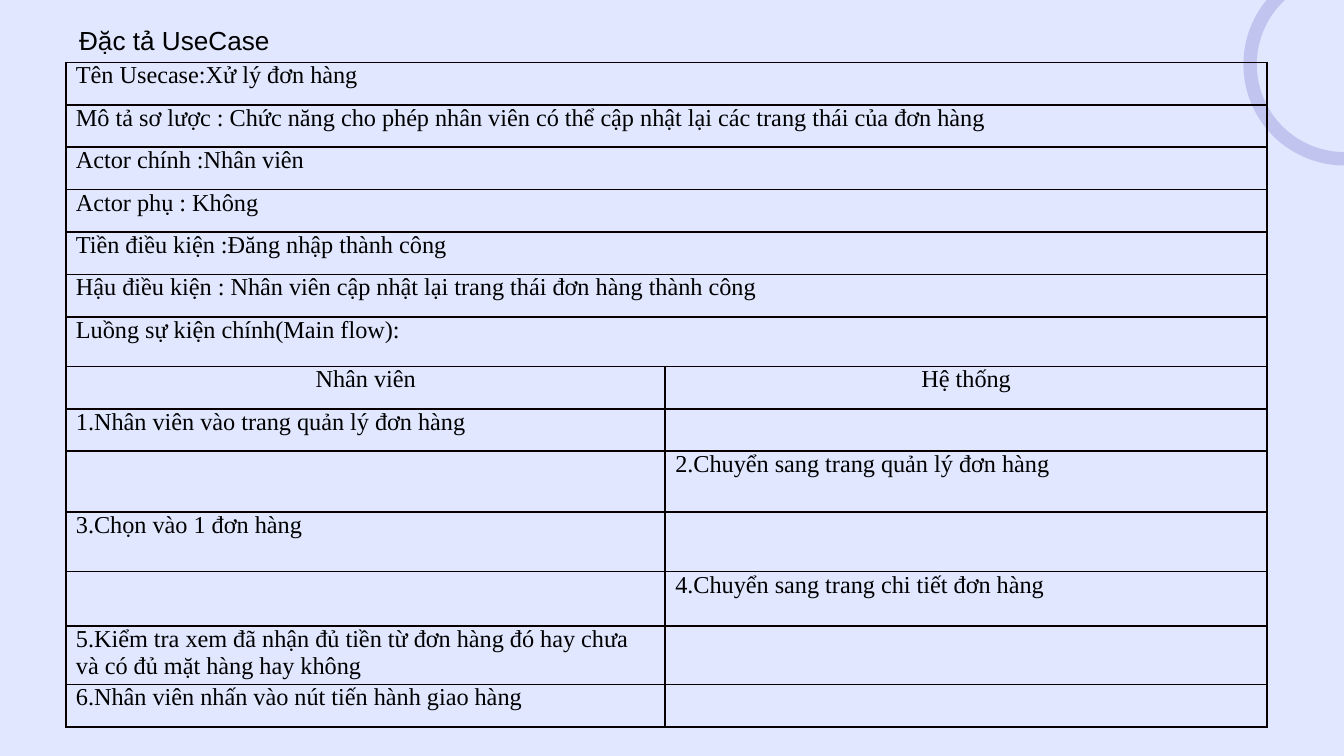
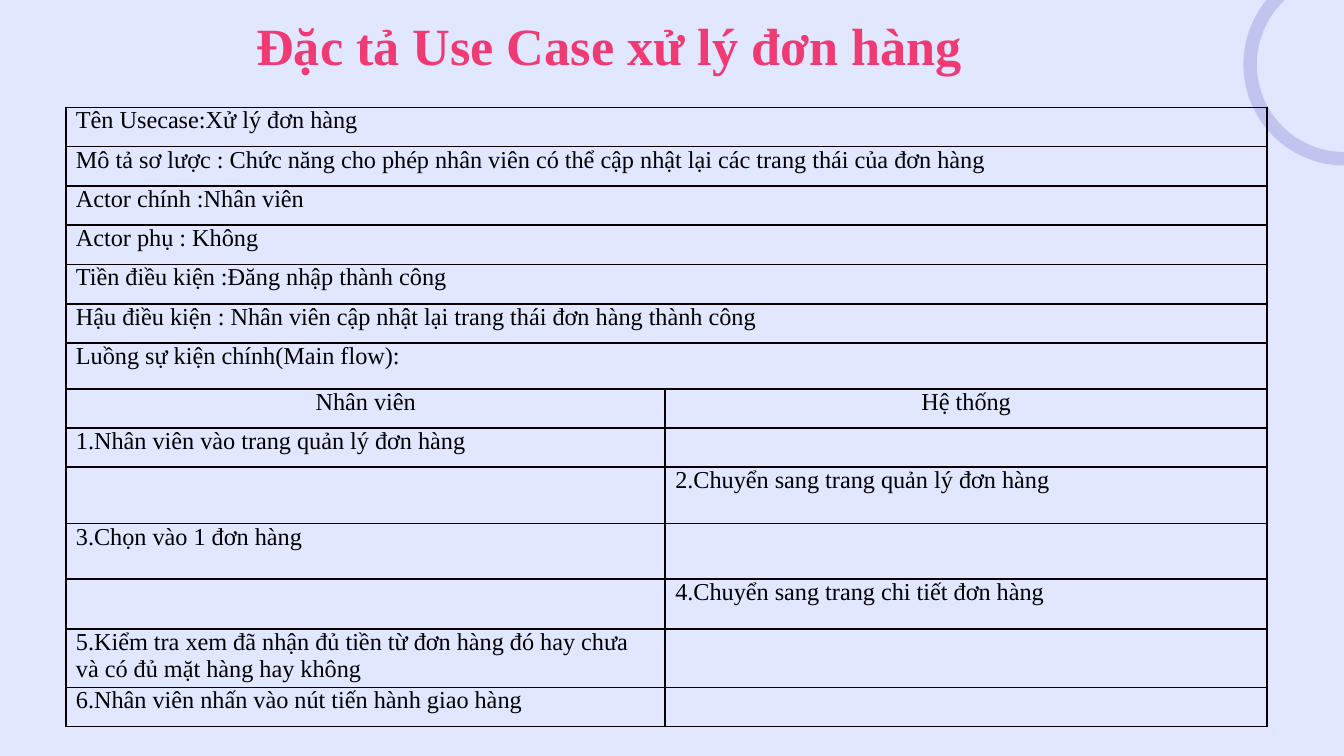
Before and after one commit to hoangtuandrive/GearVM, a slide deck: slide 18 of Báo Cáo/Nhom77_Final/Nhom77_PPT.pptx (slide 22 before the commit). Drawn at 1344x756 pixels with LibreOffice and Linux fonts; fonts in the diff are those of the drawing. Boxes give left, top, right and bottom in pixels: in the first picture for what was removed or moved away, otherwise in the second. Text is boxed around its words. In the diff, an @@ line names an element or a change of style, - is before the commit and + after.

```diff
--- a/Báo Cáo/Nhom77_Final/Nhom77_PPT.pptx
+++ b/Báo Cáo/Nhom77_Final/Nhom77_PPT.pptx
@@ title added at (256, 28, 961, 76), 28 pt, text #F03A73, bold @@
+Đặc tả Use Case xử lý đơn hàng
@@ text removed at (79, 30, 270, 54) @@
-Đặc tả UseCase
@@ table: place and size @@
-table at (66, 62, 1267, 747)
+table at (66, 108, 1267, 727)
```
Also in this commit, not shown: 18 other slides changed, 3 slides added, 9 slides removed, 15 other files.
